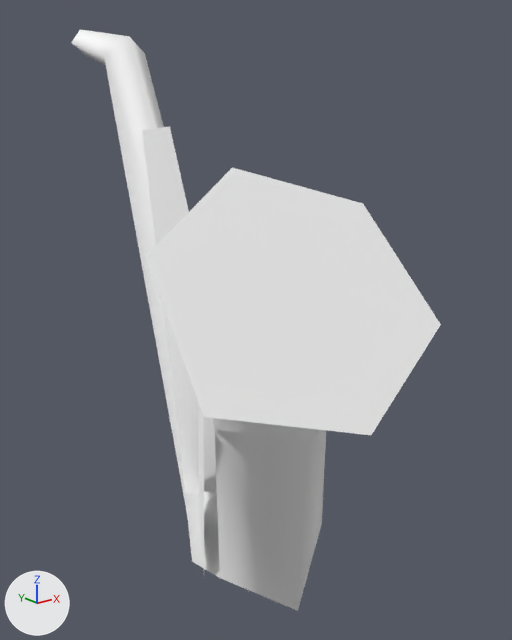
The glTF model public/3d/item/model__item__equip.ofs_46_0/2734gakki03_e.gltf: old version first, new version second.
Camera for both pictures: a 50 mm camera at (-0.271, -0.915, 0.884) aimed at (0.044, -0.522, 0.727). The axes (+X, +Y, +Z) are drawn at lower left. The lights are the same throughout. The first picture is the older version.

Names of what the first picture shows: '2734gakki03_e'.
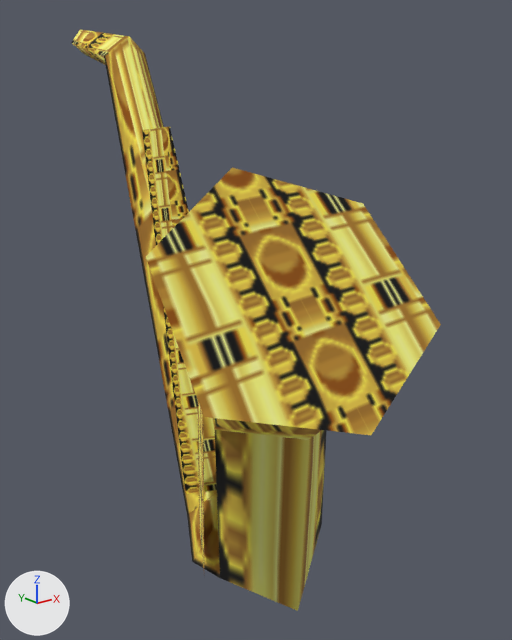
Diff of the bpy script that builds the scene:
```diff
--- a/public/3d/item/model__item__equip.ofs_46_0/2734gakki03_e.gltf.py
+++ b/public/3d/item/model__item__equip.ofs_46_0/2734gakki03_e.gltf.py
@@ img_immc01_03_0 @@
+img_immc01_03_0 = load_image('immc01_03_0', '_unpacked/immc01_03_0', 32, 32, 'sRGB')
@@ mat_immc3 @@
 mat_immc3 = principled_material('immc3')
-mat_immc3.base_color = (1.0, 1.0, 1.0)  # white #ffffff
+mat_immc3.texture = img_immc01_03_0
 mat_immc3.roughness = 1.0
```

Boxes (x1, y1, x2, y2) around the edits, measured in the pictures (512 x 640 px):
'2734gakki03_e', surface changed (white to yellow)
    both: (71, 29, 441, 611)
